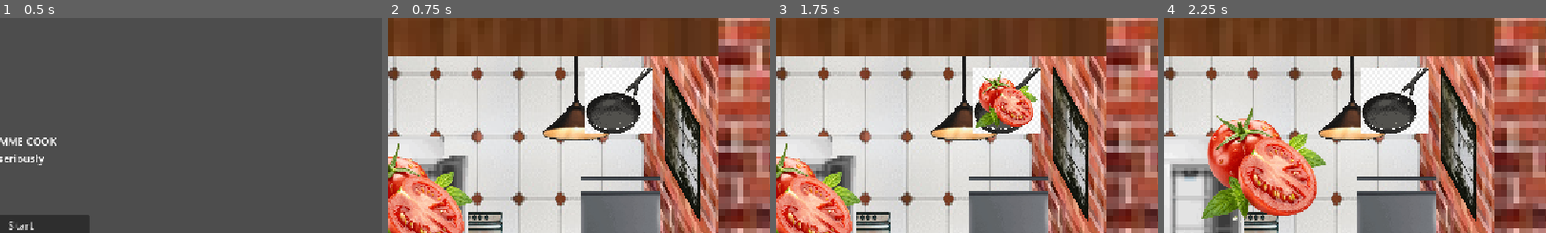
Above: before the commit, frames 1-4 (left to right).
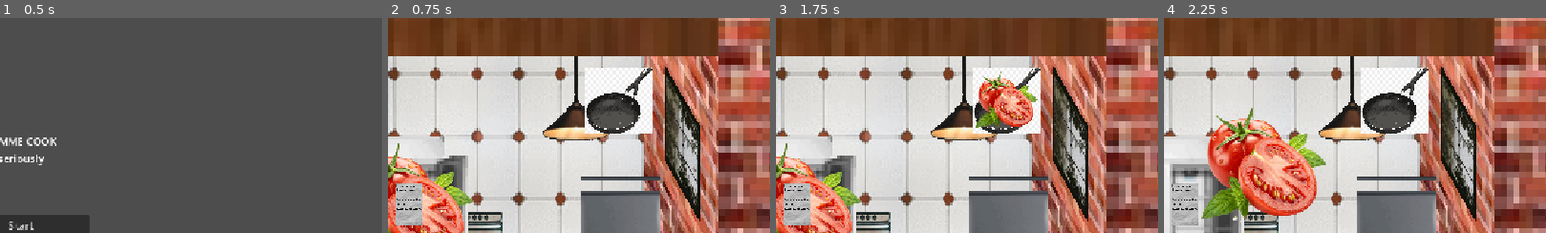
Above: after the commit, the same moments.

Repository: GrossKahn/lemme-cook
Game: Godot game, scene res://scenes/ui/menu.tscn
The game is run twice, just before and just after one commit, with the same random seed, the same clock (stepped at 60 frames per second) and the same inputs.
Inputs (mouse positions are % of the whole screen's width and height, from its top left):
- Up to frame 1 (0.5 s): no input
- Up to frame 2 (0.75 s): click "Start" at 0.5 s
- Up to frame 3 (1.75 s): tap Enter at 1.25 s; drag from (19, 23) to (77, 26) at 1.27 s
- Up to frame 4 (2.25 s): drag from (47, 52) to (77, 26) at 2.02 s
The pictures show only the part of the screen within x 47-97%, y 7-57%; the shares and areas given below are measured in that part.

Frame 1 is identical in both runs. In frame 2, 1.4% of the frame differs, in the area x 2-9%, y 76-97%; in frame 3, 1.4%; in frame 4, 1.1%.

Commit message:
add order scene

Diff:
--- a/scenes/Main.tscn
+++ b/scenes/Main.tscn
@@ -13,6 +13,7 @@
 [ext_resource type="PackedScene" uid="uid://bfs1q8dhesx16" path="res://scenes/stove.tscn" id="6_c01mt"]
 [ext_resource type="Texture2D" uid="uid://cqo3v6slmd4g7" path="res://assets/room/carpet-psx.jpg" id="7_bjd11"]
 [ext_resource type="PackedScene" uid="uid://b0v3kg3gys08c" path="res://scenes/GameManager.tscn" id="7_nxtc6"]
+[ext_resource type="PackedScene" uid="uid://q8fuq20cxdob" path="res://scenes/order.tscn" id="14_mwfav"]
 
 [node name="Node2D" type="Node2D" unique_id=1583293859]
 script = ExtResource("1_rarhs")
@@ -117,3 +118,5 @@
 position = Vector2(319, -40)
 
 [node name="GameManager" parent="." unique_id=207368279 instance=ExtResource("7_nxtc6")]
+
+[node name="Order" parent="." unique_id=34912610 instance=ExtResource("14_mwfav")]
--- /dev/null
+++ b/scenes/order.tscn
@@ -0,0 +1,44 @@
+[gd_scene format=3 uid="uid://q8fuq20cxdob"]
+
+[ext_resource type="Script" uid="uid://di28m56obqxex" path="res://scripts/order.gd" id="1_nramy"]
+[ext_resource type="Texture2D" uid="uid://big13cqc53wo4" path="res://assets/utensils/paper-psx.jpg" id="2_nramy"]
+
+[sub_resource type="RectangleShape2D" id="RectangleShape2D_inth8"]
+size = Vector2(43, 63)
+
+[sub_resource type="LabelSettings" id="LabelSettings_inth8"]
+font_size = 48
+font_color = Color(0, 0, 0, 1)
+
+[node name="Order" type="Area2D" unique_id=34912610]
+script = ExtResource("1_nramy")
+
+[node name="Sprite2D" type="Sprite2D" parent="." unique_id=1121478366]
+scale = Vector2(10, 10)
+texture = ExtResource("2_nramy")
+
+[node name="CollisionShape2D" type="CollisionShape2D" parent="." unique_id=659021153]
+scale = Vector2(10, 10)
+shape = SubResource("RectangleShape2D_inth8")
+
+[node name="Label" type="Label" parent="." unique_id=1886372735]
+custom_minimum_size = Vector2(430, 630)
+custom_maximum_size = Vector2(430, 630)
+anchors_preset = 8
+anchor_left = 0.5
+anchor_top = 0.5
+anchor_right = 0.5
+anchor_bottom = 0.5
+offset_left = -215.0
+offset_top = -315.0
+offset_right = 215.0
+offset_bottom = 315.0
+grow_horizontal = 2
+grow_vertical = 2
+text = "1x Burger mit Cheese sheesh
+-----------------------
+- Paddy in die Pan
+- Lettuce
+- zwei buns drum"
+label_settings = SubResource("LabelSettings_inth8")
+autowrap_mode = 3
--- /dev/null
+++ b/scripts/order.gd
@@ -0,0 +1,62 @@
+class_name Order extends Area2D
+## Brief class description
+##
+## Class description main body
+##
+## Footer, user for tags, for more information see https://git.lachanas.de/MECHAphant/cannonclabauter/wiki/Coding-Conventions
+## @experimental example
+
+# --- Signals ---
+# --- Constants ---
+# --- Enums --- (uppercase, no policy on visibility)
+# --- Public Exports ---
+# --- Private Exports ---
+# --- Public Onready ---
+# (rarely makes sense, avoid)
+# --- Private Onready ---
+# --- Public Attributes ---
+# --- Private Attributes ---
+var _is_large: bool = false
+var _offset: Vector2 = Vector2(0.0, 0.0)
+var _dragging: bool = false
+var _mouse_just_pressed: bool = false
+
+# --- Public Methods ---
+func set_order_text(text: String) -> void:
+	$Label.text = text
+
+# --- Private Methods ---
+
+
+# --- Private Engine Methods---
+
+# Called when the node enters the scene tree for the first time.
+func _ready() -> void:
+	self.scale = Vector2(0.1, 0.1)
+
+
+# Called every frame. 'delta' is the elapsed time since the previous frame.
+func _process(delta: float) -> void:
+	if _dragging:
+		global_position = get_global_mouse_position() + _offset
+
+func _input_event(viewport: Viewport, event: InputEvent, shape_idx: int) -> void:
+	if event is InputEventMouseButton and event.button_index == MOUSE_BUTTON_RIGHT and event.is_released():
+		if _is_large:
+			self.scale = Vector2(0.1, 0.1)
+			_is_large = false
+		else:
+			self.scale = Vector2(1.0, 1.0)
+			_is_large = true
+	if event is InputEventMouseButton and not _is_large:
+		if event.button_index == MOUSE_BUTTON_LEFT and event.pressed:
+			_mouse_just_pressed = true
+			_dragging = true
+			_offset = global_position - get_global_mouse_position()
+
+func _unhandled_input(event):
+	if event is InputEventMouseButton:
+		if event.button_index == MOUSE_BUTTON_LEFT and not event.pressed:
+			_dragging = false
+
+# --- Debug Methods ---
Not shown, added: scripts/order.gd.uid
